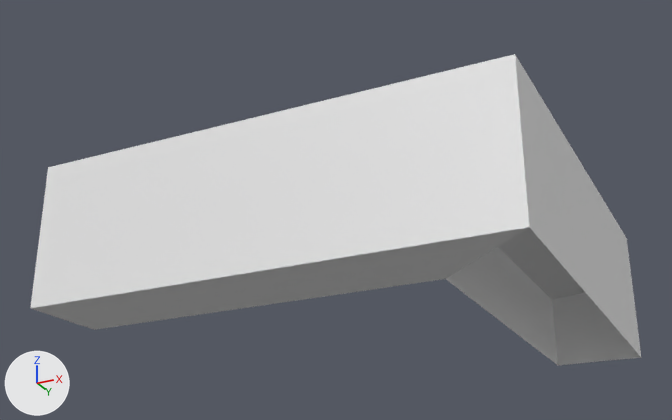
Before and after pictures for a commit that changed the FBX model Assets/Modelos 3D/Fábrica/central de controlo.fbx.
Both versions are drawn from a 50 mm lens placed at (3.13, -7.74, -2.93), pointed at (-0.86, 0.24, 0.66). The lights are fixed; the arrows at lower left show +X, +Y and +Z. Vertices at the same position are counted once.
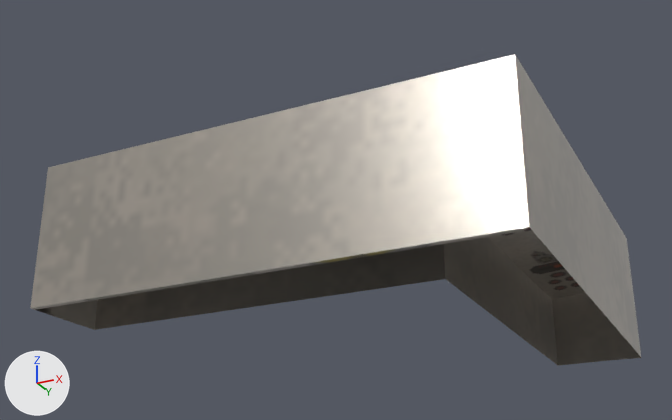
Changed parts and their boxes [x1, y1, x2, y2] in the pictures (672 x 420 px):
```json
{"object": "Cube.002", "change": "surface changed, reshaped", "before": [30, 54, 641, 365], "after": [30, 54, 641, 365], "on screen": "white to grey"}
{"part": 1, "of": "me_cube_001", "change": "deleted", "before": [36, 231, 522, 330]}
{"part": 2, "of": "me_cube_001", "change": "surface changed", "before": [30, 54, 641, 365], "after": [30, 54, 641, 365], "on screen": "white to grey"}
```

Edits to the scene script, one JSON object a line:
```json
{"op": "add", "block": "img_centraldecontrolo_png", "code": ["img_centraldecontrolo_png = load_image('CentralDeControlo.png', '_unpacked/CentralDeControlo.png', 64, 64, 'sRGB')"]}
{"op": "remove", "block": "mat_material_002", "code": "mat_material_002.base_color = (0.8, 0.8, 0.8)  # white #e7e7e7"}
{"op": "add", "block": "mat_material_002", "code": "mat_material_002.texture = img_centraldecontrolo_png  # with its transparency"}
{"op": "set", "path": "mat_material_002.metallic", "old": "0.0", "new": "0.735"}
{"op": "set", "path": "mat_material_002.roughness", "old": "0.5", "new": "0.274"}
{"block": "me_cube_001", "where": "# used by ob_cube_002; location = (0.0, 0.0, 0.0)"}
{"block": "me_cube_001", "where": "# verts and faces of me_cube_001; kept vertices keep their numbers, new ones are numbered from 31"}
{"block": "me_cube_001", "where": "# before: 11 (1.55, -1.62, -0.6) at pixel (523, 230), 14 (1.26, -1.36, -0.6) at pixel (495, 248), 15 (0.66, -0.8, -0.6) at pixel (445, 279), 24 (-3.0, -1.62, -0.6) at pixel (34, 309), 26 (-3.0, -0.8, -0.6) at pixel (94, 329)"}
{"block": "me_cube_001", "where": "# before: 30 (-3.0, -1.36, -0.6) at pixel (54, 316)"}
{"op": "remove", "block": "me_cube_001", "code": "me_cube_001.from_pydata(...)  # 31 vertices, 54 faces; spans x -3.0..1.61, y -1.67..2.83, z -0.6..0.8"}
{"op": "add", "block": "me_cube_001", "code": "me_cube_001.from_pydata(...)  # 30 vertices, 50 faces; spans x -3.0..1.61, y -1.67..2.83, z -0.6..0.8"}
{"block": "me_cube_001", "change": "me_cube_001 part 1"}
{"op": "add", "block": "me_cube_001", "code": "delete_vertices([14])  # with the faces that use them"}
{"op": "add", "block": "me_cube_001", "code": "delete_faces([(15, 30, 26)])"}
{"block": "me_cube_001", "change": "me_cube_001 part 2: 50 kept faces spanning x -3.0..1.61, y -1.67..2.83, z -0.6..0.8 get new texture (UV) coordinates"}
```
